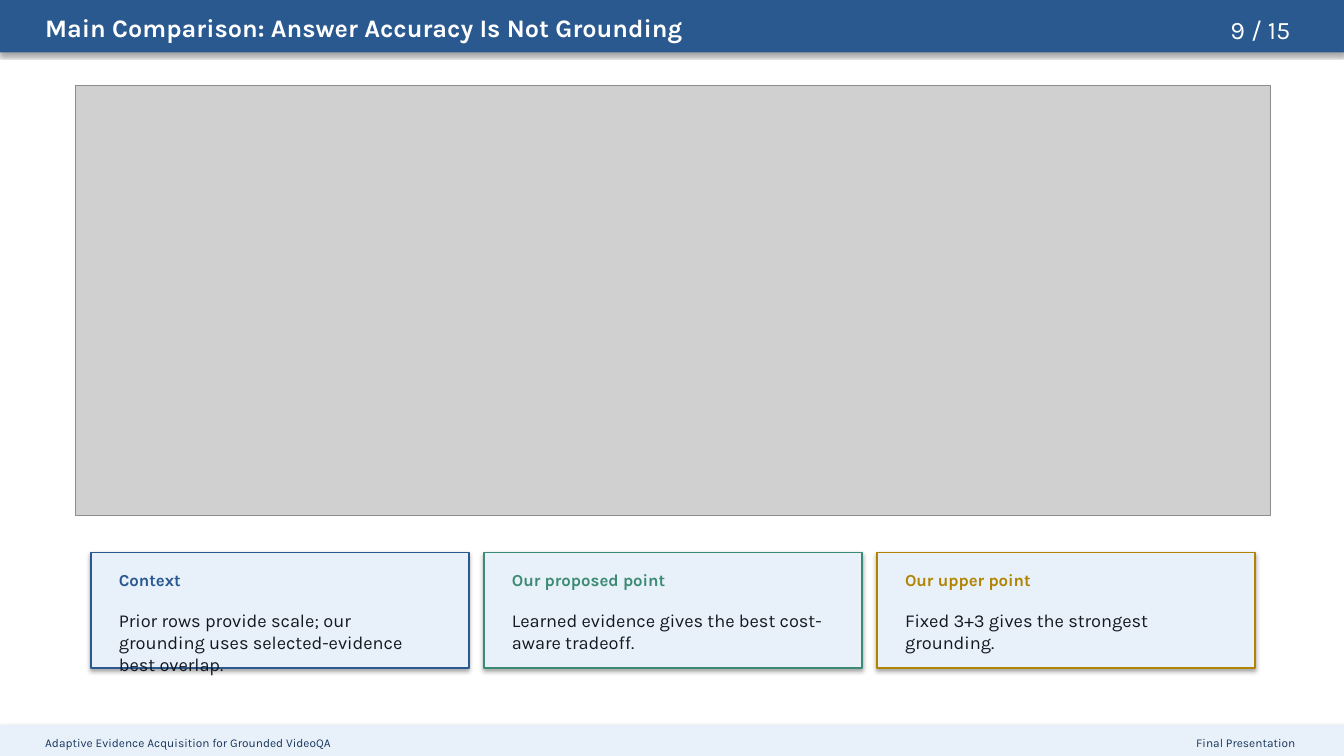
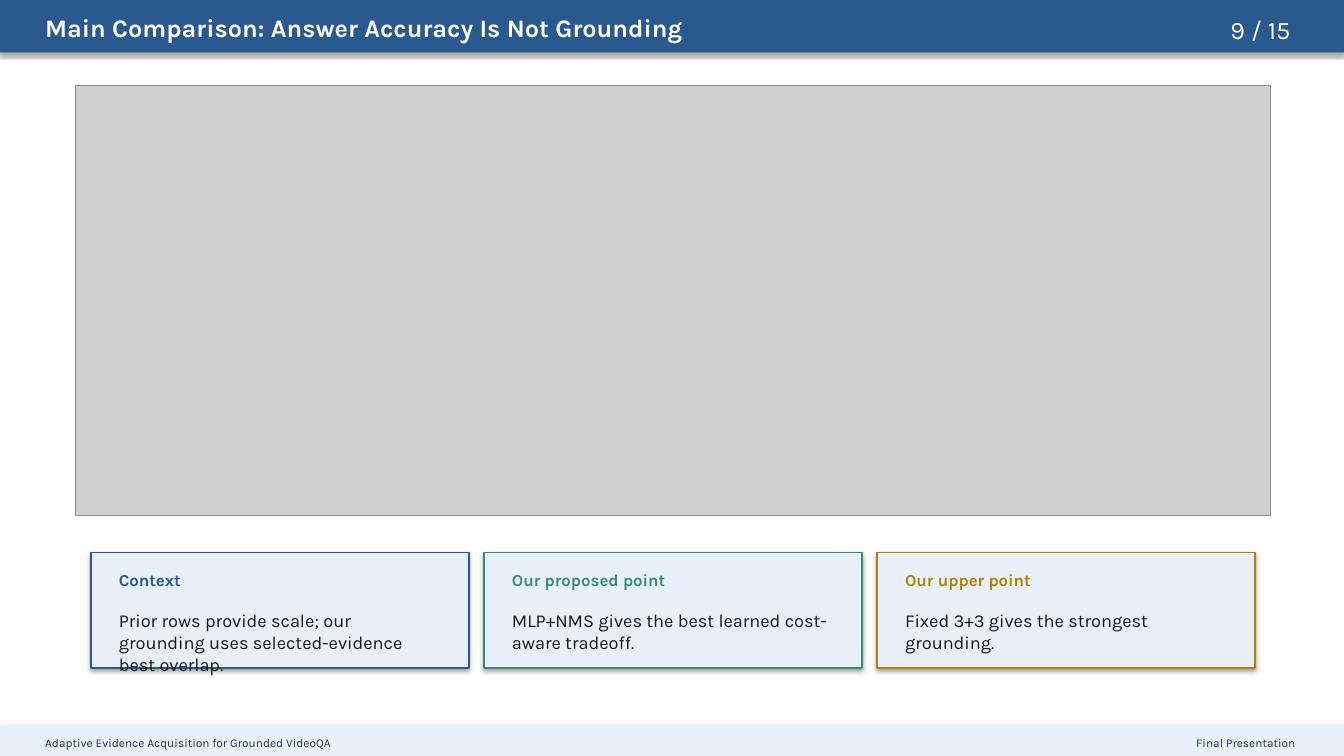
Before and after one commit to riteshthawkar/adaptive-evidence-grounded-videoqa, a slide deck: slide 9 of docs/presentation/research_presentation.pptx. Drawn at 1344x756 pixels with LibreOffice and Linux fonts; fonts in the diff are those of the drawing; grey boxes stand for pictures. Boxes give left, top, right and bottom in pixels: in the first picture for what was removed or moved away, otherwise in the second. Text is boxed around its words. In the diff, an @@ line names an element or a change of style, - is before the commit and + after.

```diff
--- a/docs/presentation/research_presentation.pptx
+++ b/docs/presentation/research_presentation.pptx
@@ text at [512, 614, 827, 649]: text changed @@
-Learned evidence gives the best cost-aware tradeoff.
+MLP+NMS gives the best learned cost-aware tradeoff.
```
Also in this commit, not shown: 5 other slides changed, 1 other file.
